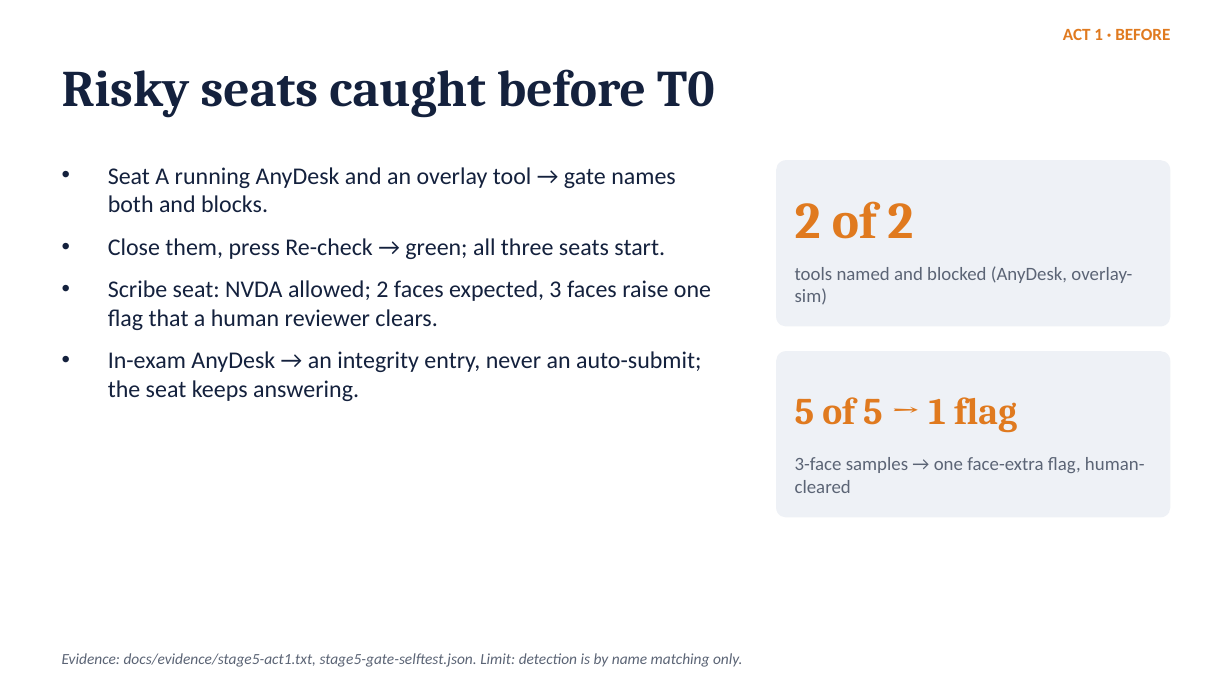
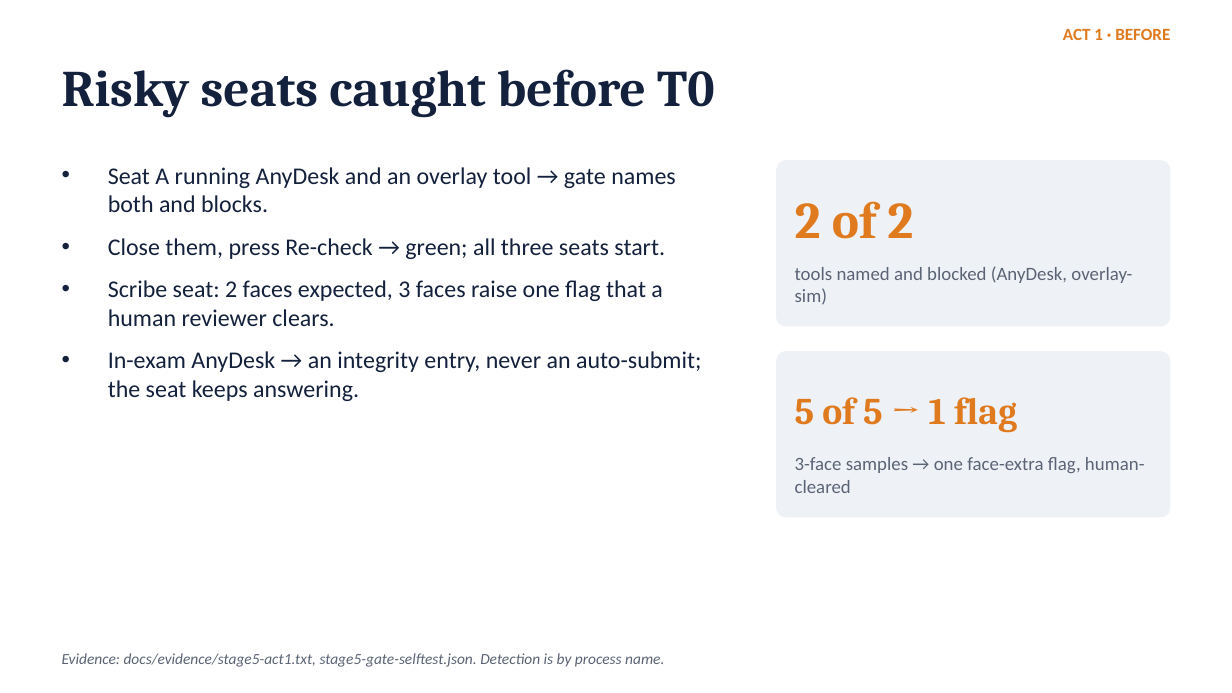
Before and after one commit to anirudh12032008/saakshi, a slide deck: slide 5 of docs/deck/saakshi.pptx. Drawn at 1232x693 pixels with LibreOffice and Linux fonts; fonts in the diff are those of the drawing. Boxes give left, top, right and bottom in pixels: in the first picture for what was removed or moved away, otherwise in the second. Text is boxed around its words. In the diff, an @@ line names an element or a change of style, - is before the commit and + after.

Commit message:
docs: submission wording pass (platform, limits as roadmap, no internal jargon); rebuild deck

```diff
--- a/docs/deck/saakshi.pptx
+++ b/docs/deck/saakshi.pptx
@@ text at bbox=[108, 280, 662, 326]: text changed @@
-• Scribe seat: NVDA allowed; 2 faces expected, 3 faces raise one flag that a human reviewer clears.
+• Scribe seat: 2 faces expected, 3 faces raise one flag that a human reviewer clears.
@@ text at bbox=[62, 653, 664, 667]: text changed @@
-Evidence: docs/evidence/stage5-act1.txt, stage5-gate-selftest.json. Limit: detection is by name matching only.
+Evidence: docs/evidence/stage5-act1.txt, stage5-gate-selftest.json. Detection is by process name.
```
Also in this commit, not shown: 5 other slides changed, 2 other files.
